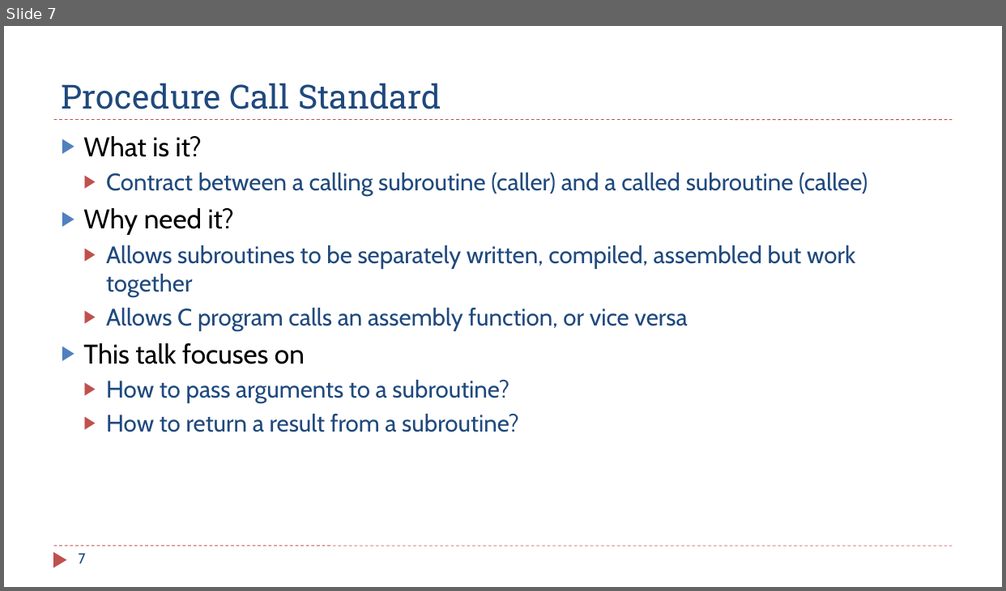
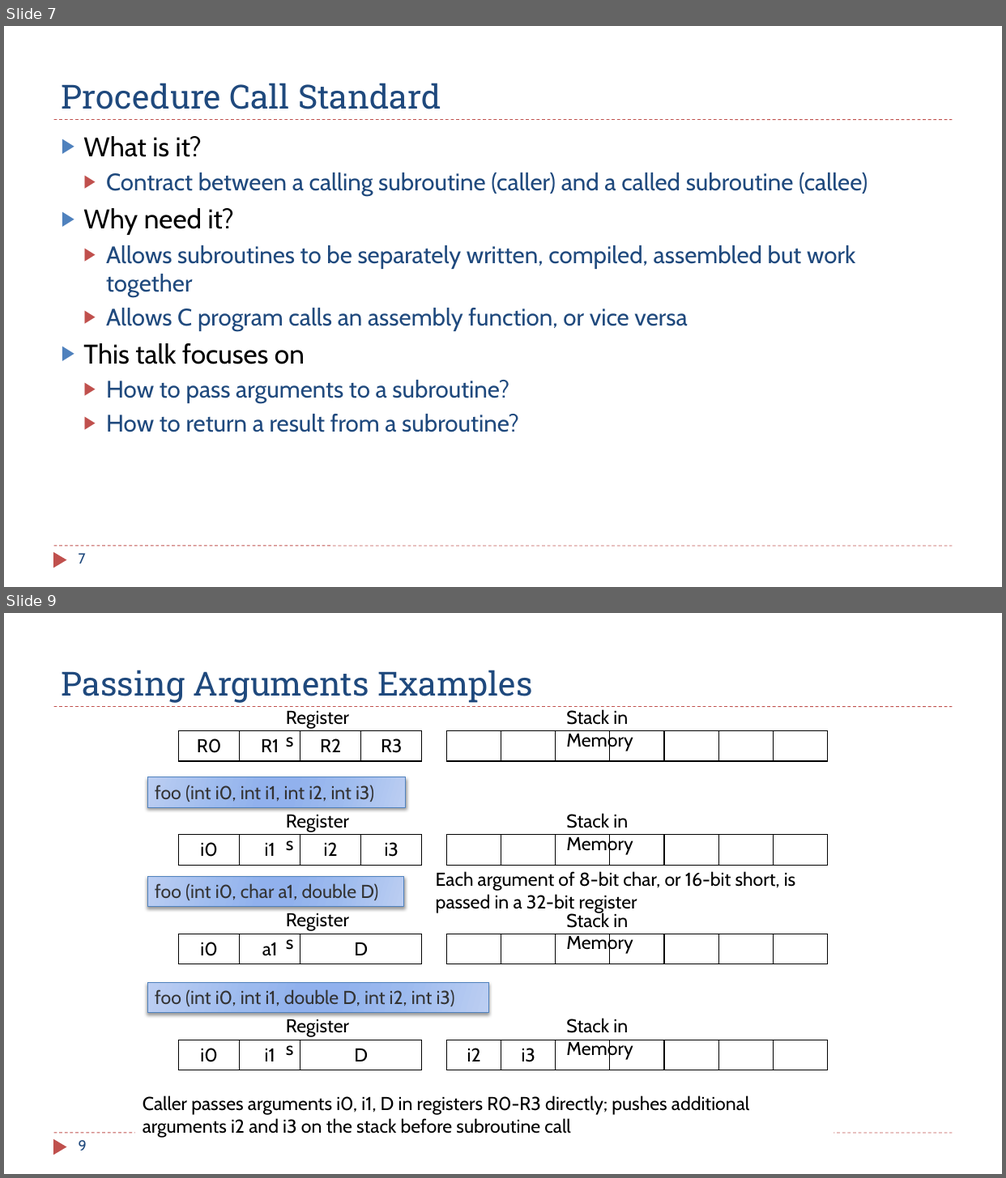
Before and after one commit to guhofstra/CSC111Fa25, a slide deck: PPTs/Ch8_ARM_Subroutines_1_Parameters_Registers.pptx. Shown one above the other, each under a label of ours: slide 7 before the commit, slides 7 and 9 after it; the slides between them are not shown. The pictures are 1006x591 and 1006x1178 pixels, drawn with LibreOffice and Linux fonts; fonts in the diff are those of the drawing. Boxes give left, top, right and bottom in pixels: in the first picture for what was removed or moved away, otherwise in the second. Text is boxed around its words. In the diff, an @@ line names an element or a change of style, - is before the commit and + after.

```diff
--- a/PPTs/Ch8_ARM_Subroutines_1_Parameters_Registers.pptx
+++ b/PPTs/Ch8_ARM_Subroutines_1_Parameters_Registers.pptx
@@ slide 9 added at [4, 613, 1002, 1174], background #FFFFFF; not listed: 3 template elements that a slide beside it also shows @@
@@ title added at [62, 670, 532, 703], 32 pt, text #1F497D @@
+Passing Arguments Examples
@@ text added at [279, 702, 364, 732], 18 pt, text #000000 @@
+Registers
@@ text added at [566, 709, 633, 752], 18 pt, text #000000 @@
+Stack in Memory
@@ table added at [178, 731, 421, 762], 1 rows, 4 columns @@
+R0 | R1 | R2 | R3
@@ table added at [447, 731, 829, 762], 1 rows, 7 columns @@
+ |  |  |  |  |  | 
@@ rectangle added at [147, 777, 406, 807], fill gradient #BCCEF2 to #9CBAEE to #91B3EE, outline #4F81BD 0.75 pt, 18 pt, text #333333 @@
+foo (int i0, int i1, int i2, int i3)
@@ text added at [279, 806, 364, 836], 18 pt, text #000000 @@
+Registers
@@ text added at [566, 813, 633, 855], 18 pt, text #000000 @@
+Stack in Memory
@@ table added at [178, 835, 421, 865], 1 rows, 4 columns @@
+i0 | i1 | i2 | i3
@@ table added at [447, 835, 829, 865], 1 rows, 7 columns @@
+ |  |  |  |  |  | 
@@ rectangle added at [147, 876, 404, 906], fill gradient #BCCEF2 to #9CBAEE to #91B3EE, outline #4F81BD 0.75 pt, 18 pt, text #333333 @@
+foo (int i0, char a1, double D)
@@ text added at [436, 871, 795, 914], 18 pt, text #000000 @@
+Each argument of 8-bit char, or 16-bit short, is passed in a 32-bit register
@@ text added at [279, 905, 364, 935], 18 pt, text #000000 @@
+Registers
@@ text added at [566, 911, 633, 954], 18 pt, text #000000 @@
+Stack in Memory
@@ table added at [178, 934, 421, 965], 1 rows, 3 columns @@
+i0 | a1 | D
@@ table added at [447, 934, 829, 965], 1 rows, 7 columns @@
+ |  |  |  |  |  | 
@@ rectangle added at [147, 983, 489, 1013], fill gradient #BCCEF2 to #9CBAEE to #91B3EE, outline #4F81BD 0.75 pt, 18 pt, text #333333 @@
+foo (int i0, int i1, double D, int i2, int i3)
@@ text added at [279, 1012, 364, 1041], 18 pt, text #000000 @@
+Registers
@@ text added at [566, 1018, 633, 1060], 18 pt, text #000000 @@
+Stack in Memory
@@ table added at [178, 1040, 421, 1071], 1 rows, 3 columns @@
+i0 | i1 | D
@@ table added at [447, 1040, 829, 1071], 1 rows, 7 columns @@
+i2 | i3 |  |  |  |  | 
@@ text added at [143, 1096, 749, 1138], 18 pt, text #000000 @@
+Caller passes arguments i0, i1, D in registers R0-R3 directly; pushes additional arguments i2 and i3 on the stack before subroutine call
@@ page number added at [79, 1140, 87, 1151], 14 pt, text #1F497D @@
+9
```
Also in this commit, not shown: 1 slide changed, 1 slide removed, 3 other files.
